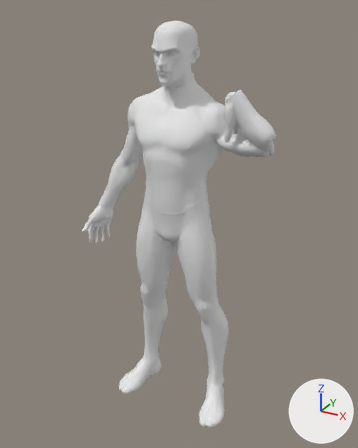
One commit to the glTF model docs/art-pipeline/tripo-style-test/output/base-models/masculine/rigged/masculine-rigged-diagnostic.glb: the scene before it, then after it.
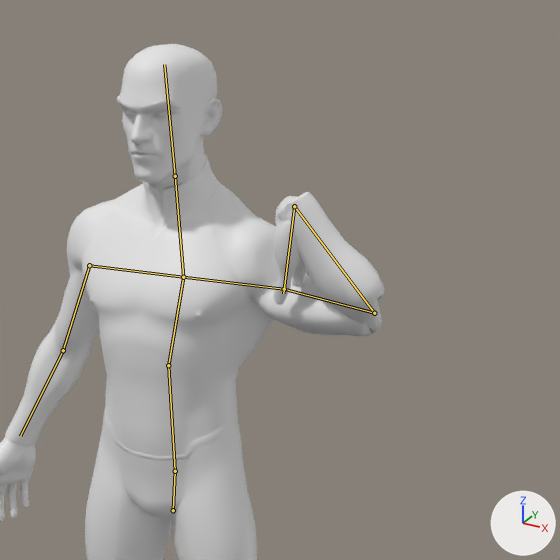
Old and new are each drawn whole from a 50 mm lens placed at (0.994, -1.781, 1.851), pointed at (0.022, -0.014, 0.967) and again close up on the part from 27% to 100% of the width and 0% to 58% of the height. The axes (+X, +Y, +Z) are drawn at lower right. The lights are the same throughout. The older version's two pictures come first. Both versions are drawn at frame 24 of the action 'Ashveil_RigStress'; the numbers are the values there. The bones that change, and the others that lie on the model, are drawn over the model as lines in the close-ups.

Objects in the first close-up: 'Body', 'Hand_NegativeX', 'Hand_PositiveX', 'Head' and 3 more.
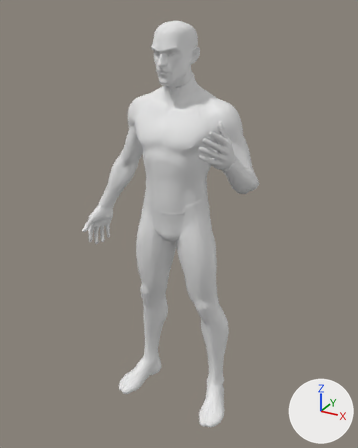
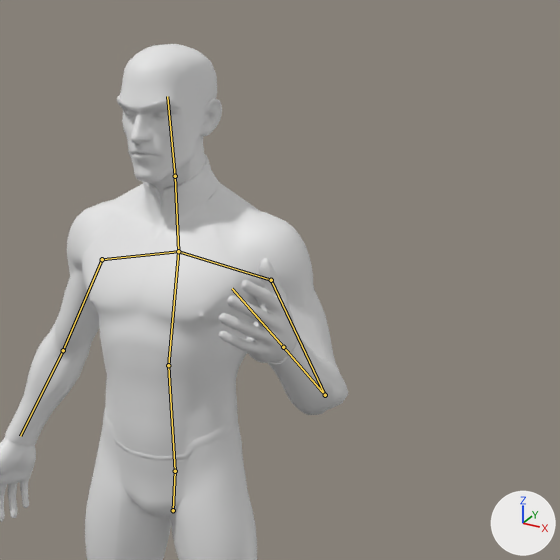
Changed parts and their boxes (x1, y1, x2, y2) in the close-ups (560 x 560 px):
'Body', posed: before (5, 155, 384, 560); after (5, 155, 348, 560)
'Hand_PositiveX', posed: before (274, 196, 307, 305); after (219, 258, 298, 363)
bone 'clavicle.L', root to tip: before (183, 277) to (284, 289); after (178, 251) to (271, 280)
bone 'upper_arm.L', root to tip: before (284, 289) to (374, 313); after (271, 280) to (325, 395)
bone 'forearm.L', root to tip: before (374, 313) to (294, 206); after (325, 395) to (283, 347)
bone 'hand.L', root to tip: before (294, 206) to (283, 293); after (283, 347) to (232, 288)

The edits, one by one:
Bone 'clavicle.L' (bone_clavicle_l) turns from (3, 0, 1) to (0, 0, 0) degrees about its own x, y and z.
Bone 'upper_arm.L' (bone_upper_arm_l) turns from (19, -13, 62) to (0, 0, 0) degrees about its own x, y and z.
Bone 'forearm.L' (bone_forearm_l) turns from (132, 32, -92) to (118, -2, -21) degrees about its own x, y and z.
Bone 'hand.L' (bone_hand_l) turns from (-144, 32, 82) to (0, 20, 9) degrees about its own x, y and z.
